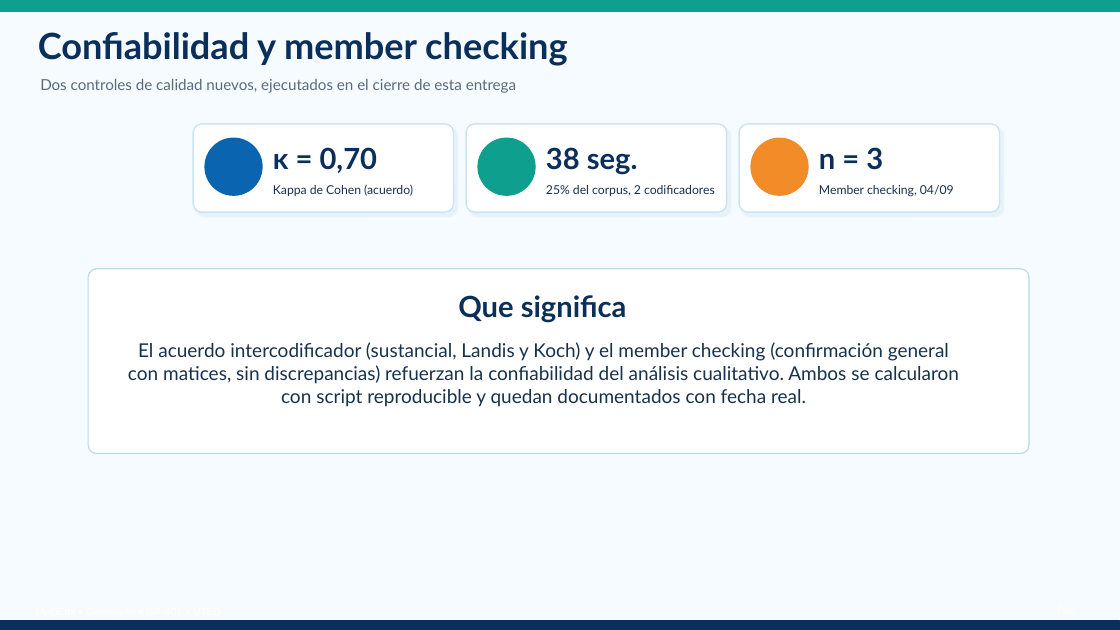
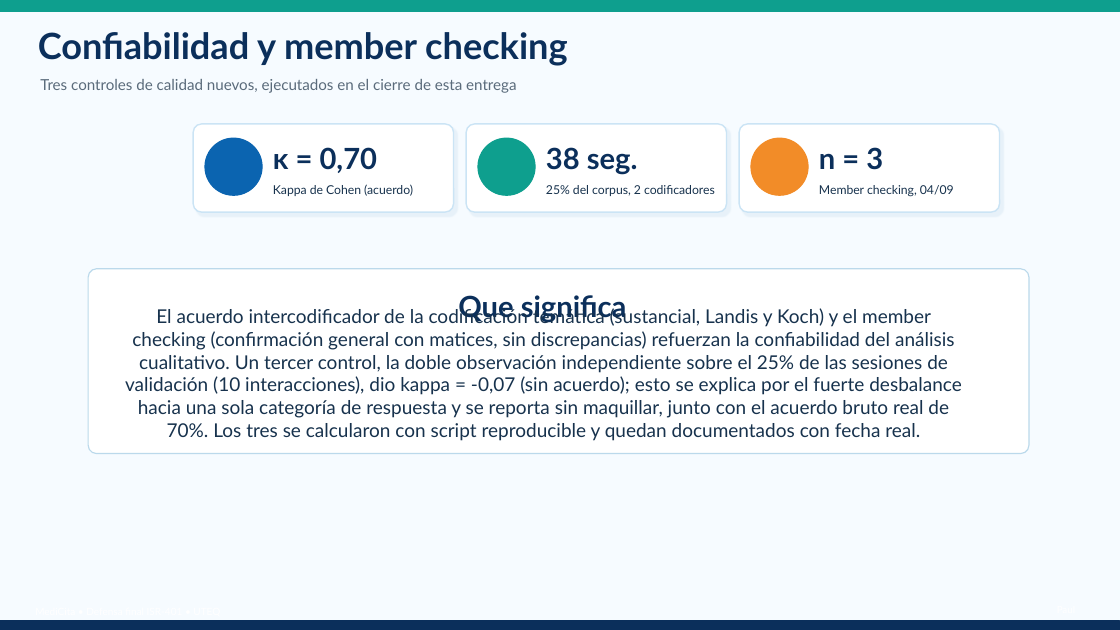
Before and after one commit to ptigasis-Alexander/MediCita_ISR401, a slide deck: slide 12 of 09_Defensa/MediCita_Defensa_Final.pptx. Drawn at 1120x630 pixels with LibreOffice and Linux fonts; fonts in the diff are those of the drawing. Boxes give left, top, right and bottom in pixels: in the first picture for what was removed or moved away, otherwise in the second. Text is boxed around its words. In the diff, an @@ line names an element or a change of style, - is before the commit and + after.

```diff
--- a/09_Defensa/MediCita_Defensa_Final.pptx
+++ b/09_Defensa/MediCita_Defensa_Final.pptx
@@ text at (40,79,516,93): text changed @@
-Dos controles de calidad nuevos, ejecutados en el cierre de esta entrega
+Tres controles de calidad nuevos, ejecutados en el cierre de esta entrega
@@ text at (125,307,962,441): text changed @@
-El acuerdo intercodificador (sustancial, Landis y Koch) y el member checking (confirmación general con matices, sin discrepancias) refuerzan la confiabilidad del análisis cualitativo. Ambos se calcularon con script reproducible y quedan documentados con fecha real.
+El acuerdo intercodificador de la codificación temática (sustancial, Landis y Koch) y el member checking (confirmación general con matices, sin discrepancias) refuerzan la confiabilidad del análisis cualitativo. Un tercer control, la doble observación independiente sobre el 25% de las sesiones de validación (10 interacciones), dio kappa = -0,07 (sin acuerdo); esto se explica por el fuerte desbalance hacia una sola categoría de respuesta y se reporta sin maquillar, junto con el acuerdo bruto real de 70%. Los tres se calcularon con script reproducible y quedan documentados con fecha real.
```
Also in this commit, not shown: 3 other slides changed.
